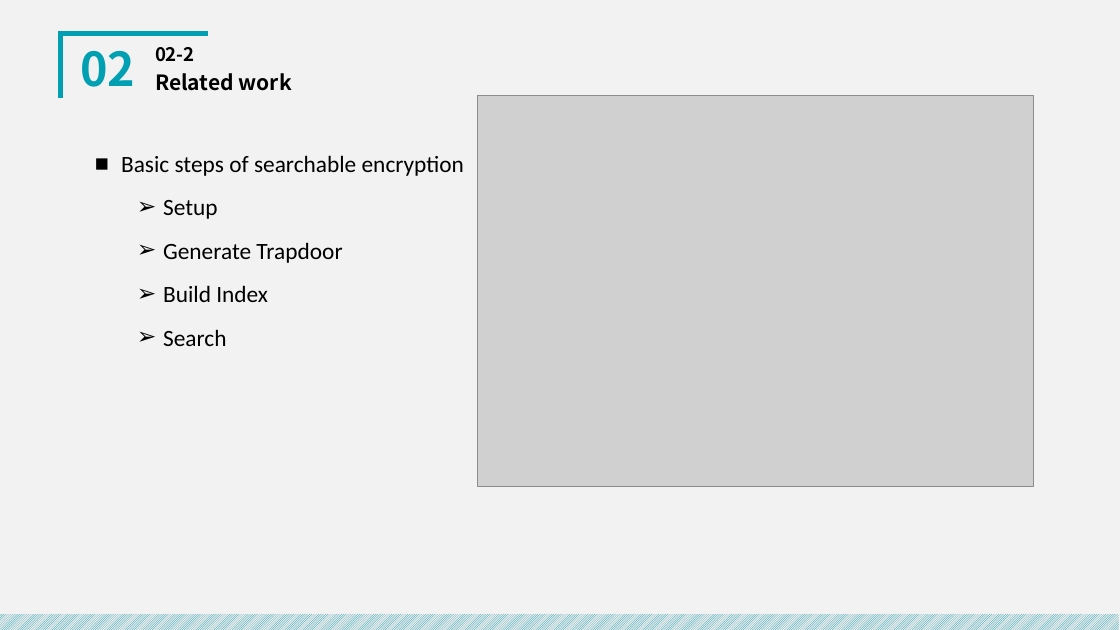
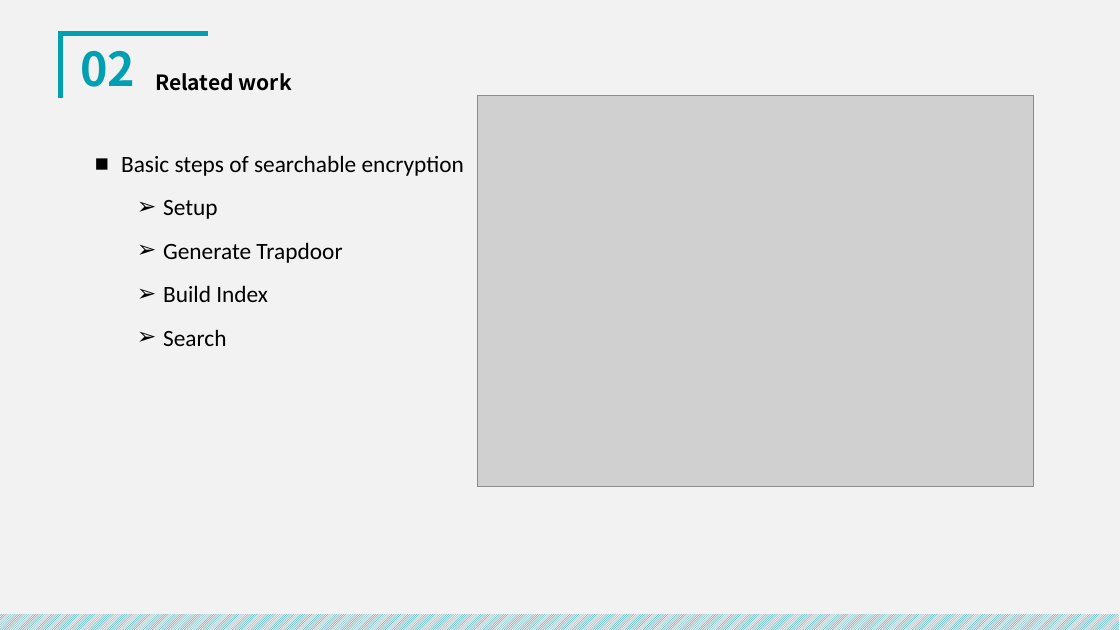
Before and after one commit to royalvald/MediumTest, a slide deck: slide 9 of 开题/中期答辩.pptx. Drawn at 1120x630 pixels with LibreOffice and Linux fonts; fonts in the diff are those of the drawing; grey boxes stand for pictures. Boxes give left, top, right and bottom in pixels: in the first picture for what was removed or moved away, otherwise in the second. Text is boxed around its words. In the diff, an @@ line names an element or a change of style, - is before the commit and + after.

```diff
--- a/开题/中期答辩.pptx
+++ b/开题/中期答辩.pptx
@@ text removed at (155, 47, 195, 62) @@
-02-2
```
Also in this commit, not shown: 15 other slides changed, 4 slides added, 1 slide removed, 3 other files.
